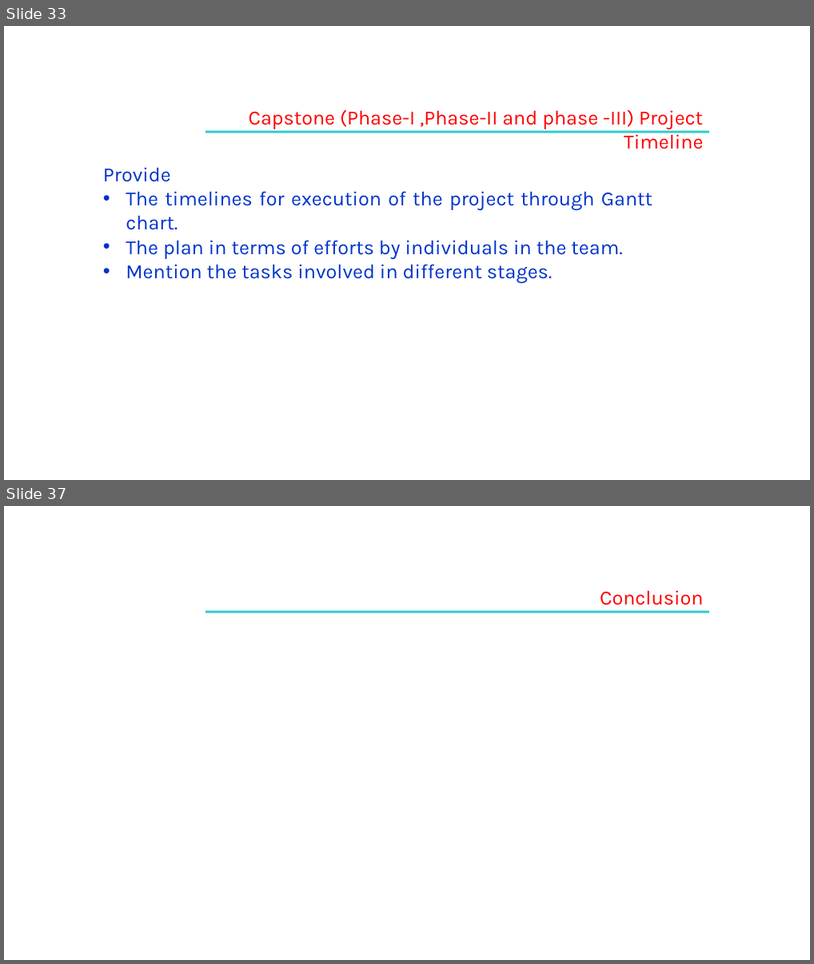
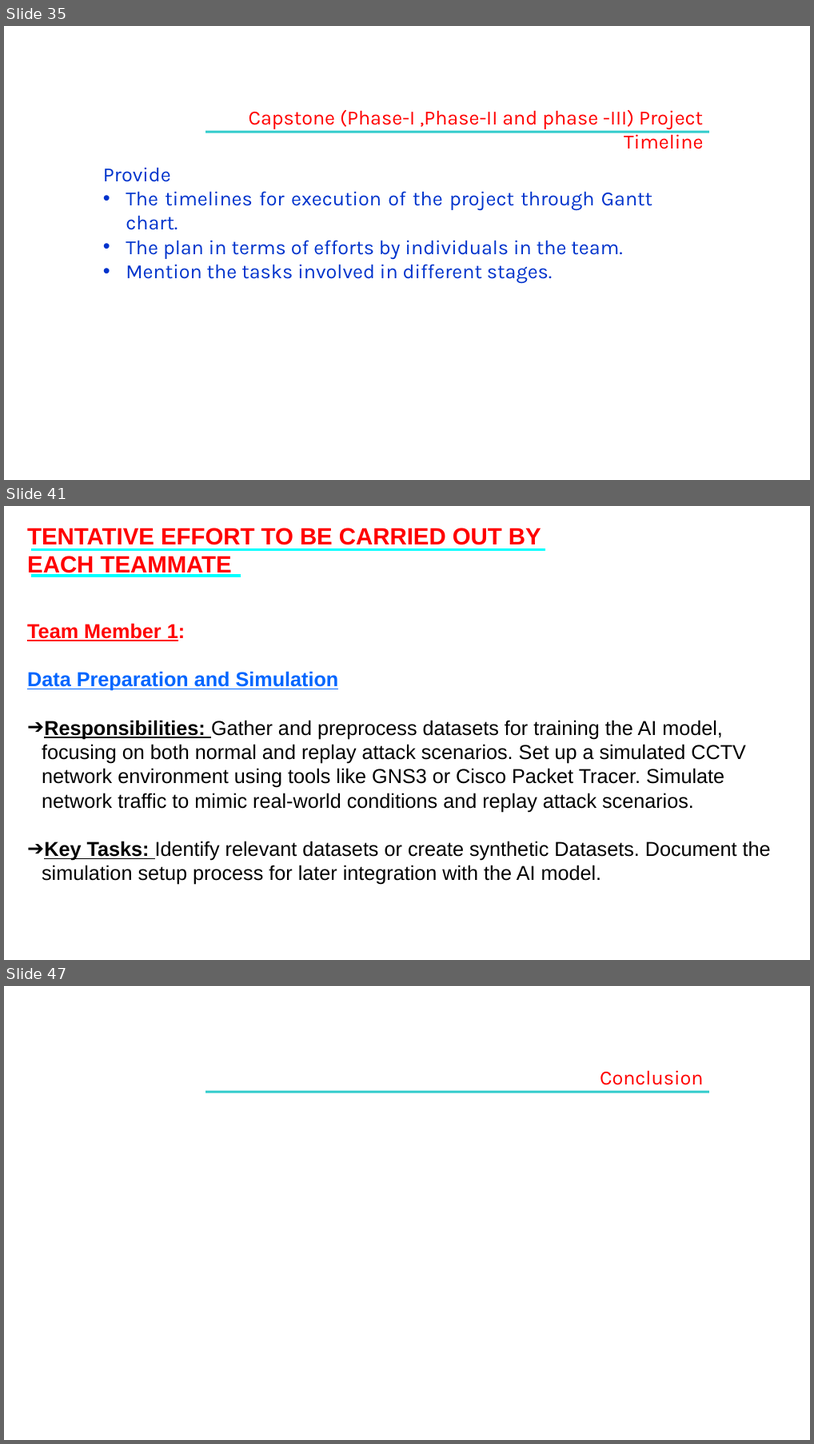
Before and after one commit to SoumyaMishra03/Capstone_Project_team_49, a slide deck: Capstone Project Phase – 2,review 1.pptx. Shown one above the other, each under a label of ours: slides 33 and 37 before the commit, slides 35, 41 and 47 after it; the slides between them are not shown. The pictures are 814x964 and 814x1444 pixels, drawn with LibreOffice and Linux fonts; fonts in the diff are those of the drawing; background and template pictures are left out. Boxes give left, top, right and bottom in pixels: in the first picture for what was removed or moved away, otherwise in the second. Text is boxed around its words. In the diff, an @@ line names an element or a change of style, - is before the commit and + after.

```diff
--- a/Capstone Project Phase – 2,review 1.pptx
+++ b/Capstone Project Phase – 2,review 1.pptx
@@ slide 41 added at (4,506,810,960), background #FFFFFF @@
@@ text added at (27,528,542,577), 28 pt, text #FF0000, bold @@
+TENTATIVE EFFORT TO BE CARRIED OUT BY EACH TEAMMATE
@@ line added from (31, 549) to (546, 549), #00FFFF 3 pt @@
@@ line added from (31, 576) to (241, 576), #00FFFF 3 pt @@
@@ text added at (27,623,771,884), 24 pt, text #000000 @@
+Team Member 1:
+Data Preparation and Simulation
+➔ Responsibilities: Gather and preprocess datasets for training the AI model, focusing on both normal and replay attack scenarios. Set up a simulated CCTV network environment using tools like GNS3 or Cisco Packet Tracer. Simulate network traffic to mimic real-world conditions and replay attack scenarios.
+➔ Key Tasks: Identify relevant datasets or create synthetic Datasets. Document the simulation setup process for later integration with the AI model.
@@ what was slide 33 is now slide 35 @@
@@ what was slide 37 is now slide 47 @@
```
Also in this commit, not shown: 28 slides changed, 10 other slides added, 1 slide removed.
